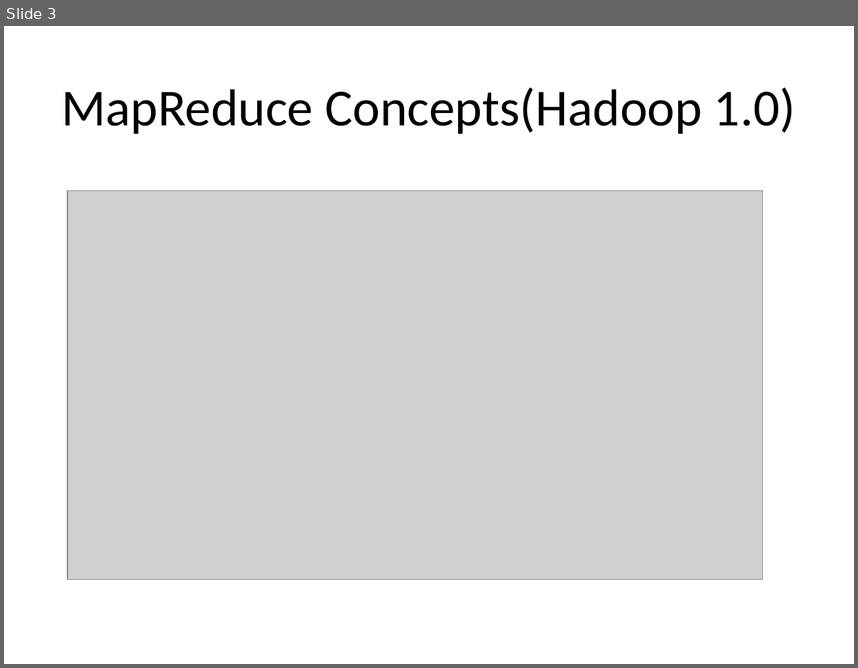
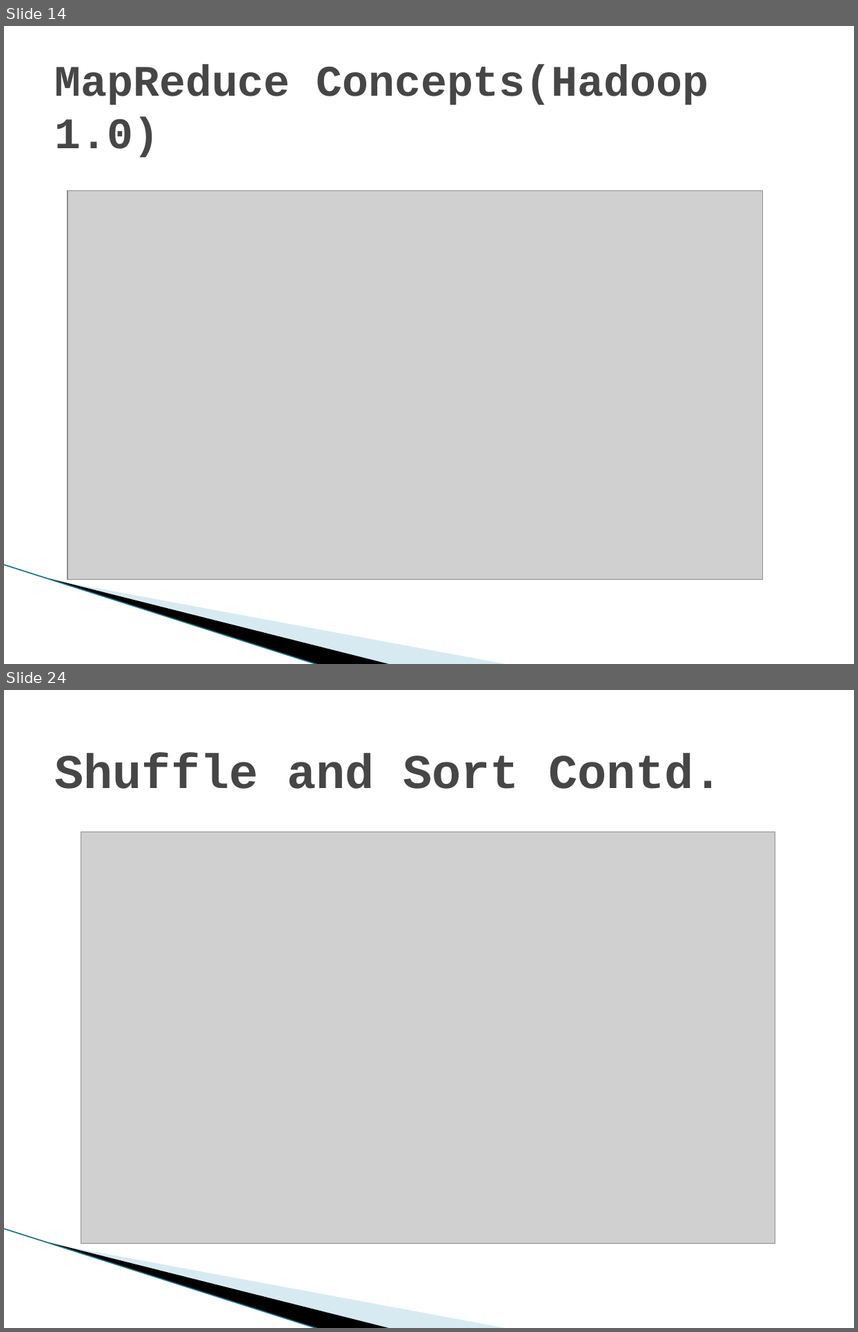
Before and after one commit to meenansha/UrbanPro, a slide deck: Big_Data_Training/Big_Data_Lecture_4.pptx. Shown one above the other, each under a label of ours: slide 3 before the commit, slides 14 and 24 after it; the slides between them are not shown. The pictures are 858x668 and 858x1332 pixels, drawn with LibreOffice and Linux fonts; fonts in the diff are those of the drawing; grey boxes stand for pictures; background and template pictures are left out. Boxes give left, top, right and bottom in pixels: in the first picture for what was removed or moved away, otherwise in the second. Text is boxed around its words. In the diff, an @@ line names an element or a change of style, - is before the commit and + after.

```diff
--- a/Big_Data_Training/Big_Data_Lecture_4.pptx
+++ b/Big_Data_Training/Big_Data_Lecture_4.pptx
@@ slide 24 added at box(4, 690, 854, 1328), background #FFFFFF; not listed: 3 template elements that a slide beside it also shows @@
@@ title added at box(55, 753, 722, 789), 41 pt, text #464646, bold @@
+Shuffle and Sort Contd.
@@ picture added at box(81, 832, 776, 1243) @@
@@ what was slide 3 is now slide 14 @@
@@ slide 14 changed as well @@
@@ title "MapReduce Concepts(Hadoop 1.0)" at box(55, 65, 708, 157): size 44 to 36.9 pt, font Calibri to Courier New, text colour #000000 to #464646, bold on; alignment centre to left @@
@@ line added from (4, 564) to (319, 664), #97C5D8 0.95 pt @@
@@ freeform shape added at box(49, 578, 392, 664), fill #000000 @@
@@ freeform shape added at box(51, 579, 510, 664), fill #A0CBDC at 40% opacity @@
```
Also in this commit, not shown: 3 other slides changed, 21 other slides added, 3 slides removed, 8 other files.
